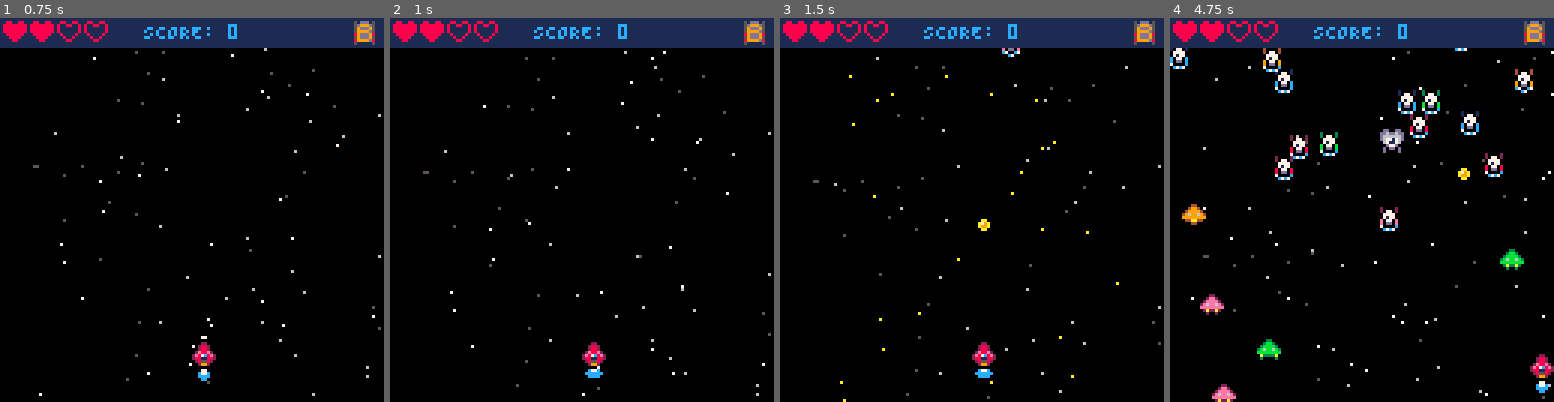
Above: before the commit, frames 1-4 (left to right).
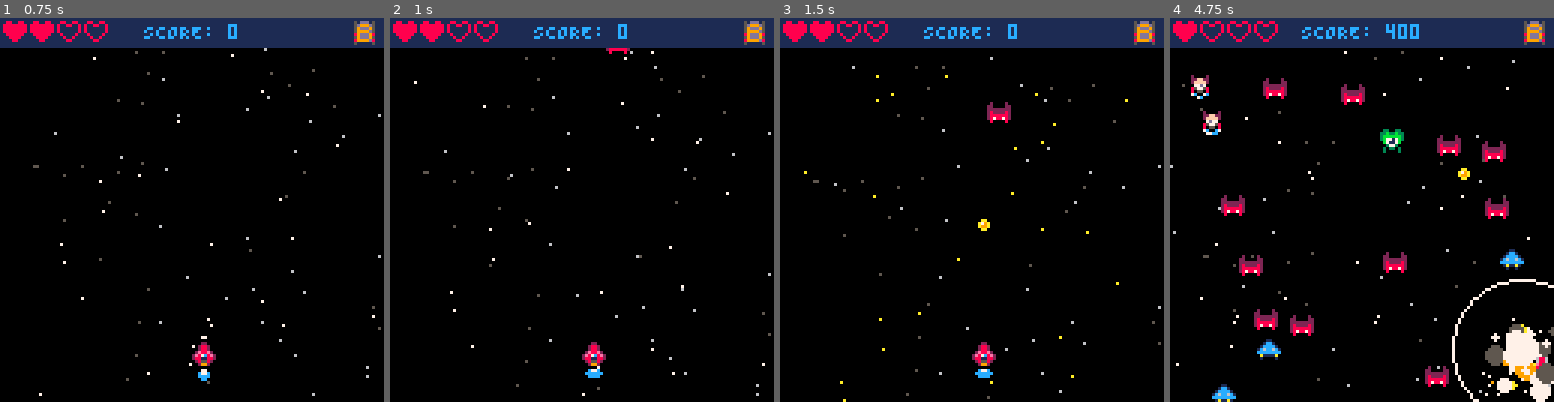
Above: after the commit, the same moments.

Repository: ProfSFrink/pico-8_shump_tutorial
Game: PICO-8 cartridge shump.p8
Two runs of this game, one before a commit and one after it. Both use one fixed random seed, a clock stepped at 60 frames per second and the inputs below.
Inputs:
- Up to frame 1 (0.75 s): tap X (X key) at 0.33 s; tap O (Z key) at 0.7 s
- Up to frame 2 (1 s): no input
- Up to frame 3 (1.5 s): tap X (X key) at 1.07 s
- Up to frame 4 (4.75 s): hold Right 1.6-2.1 s; tap O (Z key) every 0.4 s from 1.7 to 4.5 s; tap X (X key) at 1.85, 2.97, 4.08 s; hold Up 2.15-2.42 s; hold Right 2.47-3.03 s; hold Left 3.08-3.58 s; hold Down 3.63-3.97 s; hold Right 4.02-4.68 s; hold Up from 4.73 s (still down)

Frame 1 is identical in both runs. In frame 2, 0.1% of the frame differs, in the area x 6-72%, y 7-18%; in frame 3, 0.4%; in frame 4, 10%, in the area x 0-100%, y 1-100%.

Commit message:
- (chore) tweaks to large shockwave speed.
- (feat) adds two new enemy types.

Diff:
--- a/components/enemy.lua
+++ b/components/enemy.lua
@@ -72,7 +72,48 @@
         upFunc = function(_ENV)
             x = x + cos(y / 16) * spd
         end
-    }
+    },
+        redeye = {
+        name = "redeye",
+        cols = {
+            { c1 = 5, c2 = 8 }, -- Grey / Red.
+            -- { c1 = 9, c2 = 4 }, -- Brown.
+            -- { c1 = 11, c2 = 3 }, -- Green.
+            -- { c1 = 12, c2 = 1 }, -- Blue.
+            -- { c1 = 14, c2 = 2 } -- Pink.
+        },
+        strtFram = 42,
+        endFram = 46,
+        flFram = 47,
+        animDelay = 5,
+        spd = 0.3,
+        hp = 5,
+        points = 200,
+        upFunc = function(_ENV)
+            y += spd
+        end
+    },
+        flame = {
+        name = "flame",
+        cols = {
+            { c1 = 8, c2 = 2 }, -- Grey / Red.
+            -- { c1 = 9, c2 = 4 }, -- Brown.
+            -- { c1 = 11, c2 = 3 }, -- Green.
+            -- { c1 = 12, c2 = 1 }, -- Blue.
+            -- { c1 = 14, c2 = 2 } -- Pink.
+        },
+        strtFram = 53,
+        endFram = 54,
+        flFram = 55,
+        animDelay = 2,
+        spd = 0.8,
+        hp = 2,
+        points = 200,
+        upFunc = function(_ENV)
+            x = x + cos(y / 16) * spd
+            y += spd
+        end
+    },
 }
 
 -- Enemy Factory logic.
@@ -93,7 +134,7 @@
     -- Local references to global scope.
     local ene = enemies
     local pl = player
-    local newSw = spawnShockWave
+    local spawnShockWave = spawnShockWave
     local swConfig = lgSwCfg
     local exp = spawnExp
     local playSfx = sfx
@@ -109,7 +150,8 @@
 
         cols = enemyCfg.cols,
         -- Randomly select a color palette.
-        ranIdx = ranInt(1, #enemyCfg.cols),
+        --ranIdx = ranInt(1, #enemyCfg.cols),
+        ranIdx = 1,
 
         -- Current sprite being animated.
         curFram = enemyCfg.strtFram,
@@ -198,7 +240,7 @@
                 -- Spawn explosion.
                 exp(x, y, spd, expCols)
                 -- Spawn large shockwave.
-                newSw(x, y, swConfig)
+                spawnShockWave(x, y, swConfig)
             end
         end
     }
@@ -221,6 +263,14 @@
         def = eTypes.eyeball
     end
 
+    if enemy.name == eTypes.redeye.name then
+        def = eTypes.redeye
+    end
+
+    if enemy.name == eTypes.flame.name then
+        def = eTypes.flame
+    end
+
     add(
         enemies, newEnemy(def, x)
     )
--- a/effects/explosion.lua
+++ b/effects/explosion.lua
@@ -1,8 +1,6 @@
 -- Explosion Factory data & logic.
 
 -- NOTE: Explosions currently only work with 8x8 sprites. Adjustments would be needed to support larger sprites.
-
---todo: add flash effect to appear at centre of explosions.
 
 -- Initial explosion definitions.
 
--- a/effects/shockwave.lua
+++ b/effects/shockwave.lua
@@ -8,7 +8,7 @@
 -- col: Color of shockwave.
 
 slSwCfg = { r = 2, tr = 4, spd = 1, col = 9 }
-lgSwCfg = { r = 2, tr = 24, spd = 2.5, col = 7 }
+lgSwCfg = { r = 2, tr = 28, spd = 3.5, col = 7 }
 
 -- Spawn a shockwave at the given position.
 -- @param sx: X position.
--- a/shump.p8
+++ b/shump.p8
@@ -33,22 +33,22 @@
 0000000000000000001aa100001aa10000199100001991000000000000000000000000000000000000000000000000000000000059ddd9500000000000000000
 0000000000000000001aa100001aa100001aa100001991000000000000000000000000000000000000000000000000000000000089999d800000000000000000
 00000000000000000001100000011000000110000001100000000000000000000000000000000000000000000000000000000000500000500000000000000000
-00000000000000000000000000000000000000000200002002000020020000200200002007000070000000000000000000000000000000000000000000000000
-00011000000110000001100000011000000770000207702002077020020770200207702007077070000000000000000000000000000000000000000000000000
-001cc100001cc100001cc100001cc100007777000077770000777700007777000077770000777700000000000000000000000000000000000000000000000000
-01cccc1001cccc1001cccc1001cccc10077777700071770000771700007177000071770000777700000000000000000000000000000000000000000000000000
-1c6cc6c11c6cc6c11c6cc6c11c6cc6c1777777770807708008077080080770800807708007077070000000000000000000000000000000000000000000000000
-cccccccccccccccccccccccccccccccc77777777080dd080080dd080080dd080080dd08007077070000000000000000000000000000000000000000000000000
-01a11a100a1111a001a11a10011aa110077777700c700c7007c007c0070000c00c700c7007700770000000000000000000000000000000000000000000000000
-0010010001000010001001000001100000700700000c70000007c00000c7c700000c700000077000000000000000000000000000000000000000000000000000
-03300330033003300330033003300330077007502000000220000002700000070000000000000000000000000000000000000000000000000000000000000000
-33b33b3333b33b3333b33b3333b33b33777777672200002220000002700000070000000000000000000000000000000000000000000000000000000000000000
-3bbbbbb33bbbbbb33bbbbbb33bbbbbb3777777772222222222000022770000770000000000000000000000000000000000000000000000000000000000000000
-3b7717b33b7717b33b7717b33b7717b3777777772822228222222222777777770000000000000000000000000000000000000000000000000000000000000000
-0b7117b00b7117b00b7117b00b7117b0077777702888888228222282777777770000000000000000000000000000000000000000000000000000000000000000
-00377300003773000037730000377300007777002878878228888882777777770000000000000000000000000000000000000000000000000000000000000000
-03033030030330300303303003033030070770708888888888788788777777770000000000000000000000000000000000000000000000000000000000000000
-03000030300000030300003003300330070000700800008008000080070000700000000000000000000000000000000000000000000000000000000000000000
+00000000000000000000000000000000000000000200002002000020020000200200002007000070006660000066600000666000006860000088800000777000
+0001100000011000000110000001100000077000022ff220022ff220022ff220022ff22007777770055556000555560005585600058886000888880007777700
+001cc100001cc100001cc100001cc1000077770002ffff2002ffff2002ffff2002ffff2007777770555555605558556055888560588288608882888077777770
+01cccc1001cccc1001cccc1001cccc10077777700077d7000077d700007d77000077d70000777700555555505588855058828850882228808822288077777770
+1c6cc6c11c6cc6c11c6cc6c11c6cc6c1777777770857758008577580085775800857758007777770155555501558555015888550188288508882888077777770
+cccccccccccccccccccccccccccccccc777777770805508008055080080550800805508007077070015555000155550001585500018885000888880007777700
+01a11a100a1111a001a11a10011aa110077777700c0000c007c007c007c00c7007c007c007700770001110000011100000111000001810000088800000777000
+001001000100001000100100000110000070070000c7c7000007c0000077cc000007c00000077000000000000000000000000000000000000000000000000000
+03300330033003300330033003300330077007702000000202000020700000070000000000000000000000000000000000000000000000000000000000000000
+33b33b3333b33b3333b33b3333b33b33777777772200002222000022770000770000000000000000000000000000000000000000000000000000000000000000
+3bbbbbb33bbbbbb33bbbbbb33bbbbbb3777777772222222222222222777777770000000000000000000000000000000000000000000000000000000000000000
+3b7717b33b7717b33b7717b33b7717b3777777772822228228222282777777770000000000000000000000000000000000000000000000000000000000000000
+0b7117b00b7117b00b7117b00b7117b0077777702888888228888882777777770000000000000000000000000000000000000000000000000000000000000000
+00377300003773000037730000377300007777002878878228788782777777770000000000000000000000000000000000000000000000000000000000000000
+03033030030330300303303003033030070770702888888208000080777777770000000000000000000000000000000000000000000000000000000000000000
+03000030300000030300003003300330070000700800008000000000070000700000000000000000000000000000000000000000000000000000000000000000
 00000000000000000000000099000000000000000000000000000000000000000005000000000000000000000000000000000000000000000000000000000000
 00000000000000000000099999990000000505555555005000000050500500000005555050500500000000000000000000000000000000000000000000000000
 0000000007000000000099aaaaa99000005055222222550000005555555250000505550050000000000000000000000000000000000000000000000000000000
--- a/states/game.lua
+++ b/states/game.lua
@@ -20,11 +20,11 @@
 			spawnX = ranInt(0, 120) },
 		{ frame = 45, kind = eTypes.ufo,
 			spawnX = ranInt(0, 120) },
-		{ frame = 55, kind = eTypes.ufo,
+		{ frame = 55, kind = eTypes.eyeball,
 			spawnX = ranInt(0, 120) },
 		{ frame = 65, kind = eTypes.ufo,
 			spawnX = ranInt(0, 120) },
-		{ frame = 75, kind = eTypes.ufo,
+		{ frame = 75, kind = eTypes.eyeball,
 			spawnX = ranInt(0, 120) },
 		{ frame = 100, kind = eTypes.alien,
 			spawnX = ranInt(0, 120) }
@@ -107,7 +107,7 @@
 		-- 	proT = proCfg.rof
 		-- end
 
-		spawnEnemy(eTypes.eyeball, ranInt(0, 120))
+		spawnEnemy(eTypes.flame, ranInt(0, 120))
 	end
 
 	-- Fire bullet if X pressed.
